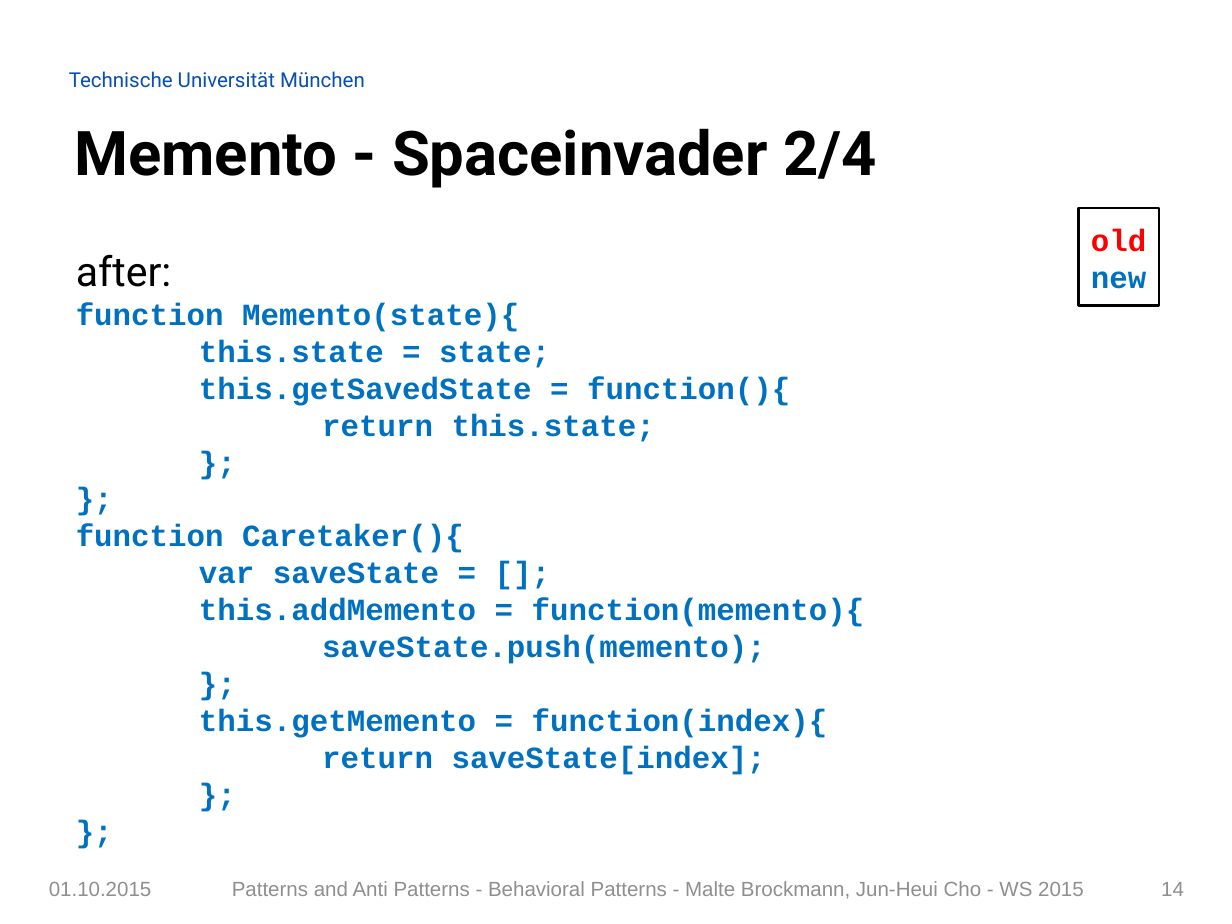
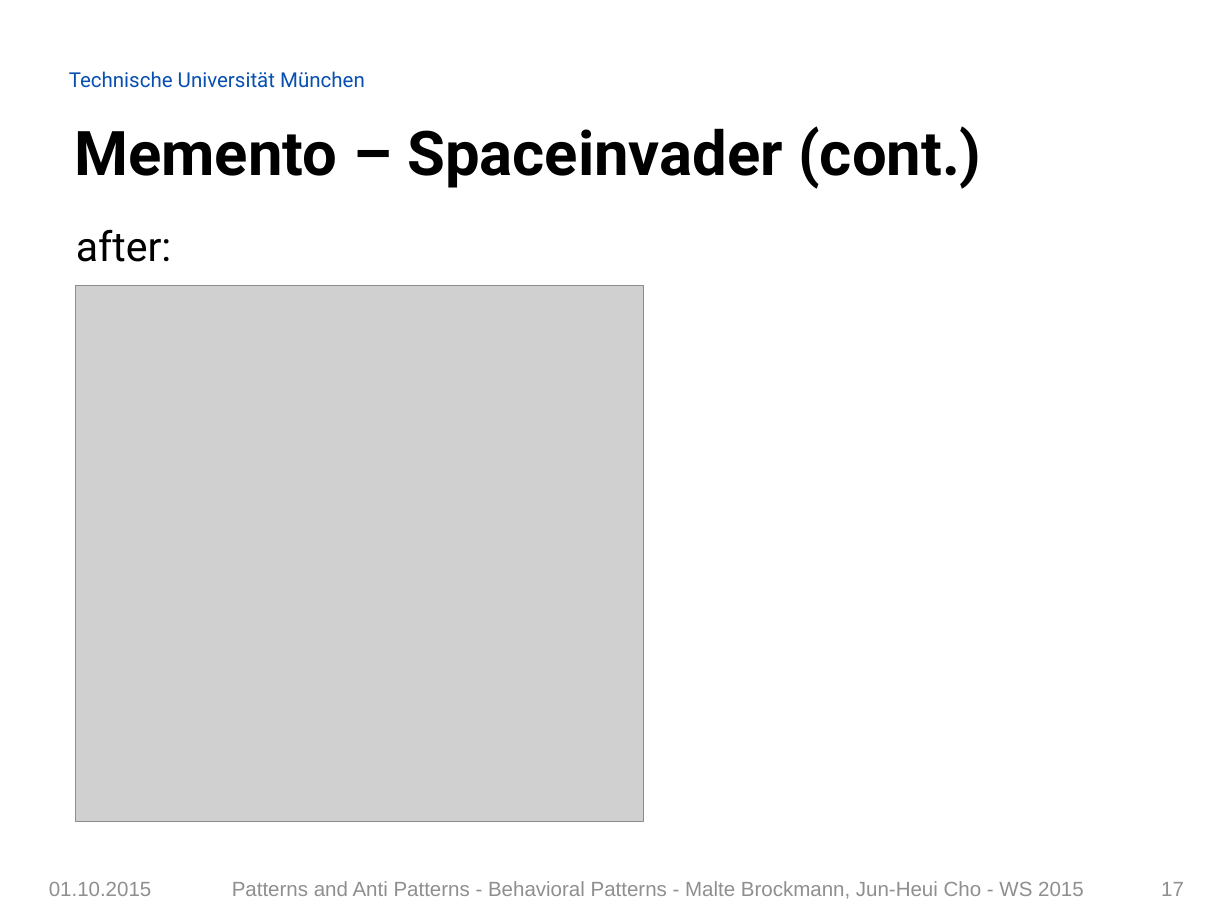
Before and after one commit to Painted6/Behavioral-design-patterns, a slide deck: slide 17 of Behavioral Patterns - JS Patterns and Anti Patterns.pptx (slide 14 before the commit). Drawn at 1232x924 pixels with LibreOffice and Linux fonts; fonts in the diff are those of the drawing; grey boxes stand for pictures; background and template pictures are left out. Boxes give left, top, right and bottom in pixels: in the first picture for what was removed or moved away, otherwise in the second. Text is boxed around its words. In the diff, an @@ line names an element or a change of style, - is before the commit and + after.

```diff
--- a/Behavioral Patterns - JS Patterns and Anti Patterns.pptx
+++ b/Behavioral Patterns - JS Patterns and Anti Patterns.pptx
@@ title at (75, 126, 981, 189): text changed @@
-Memento - Spaceinvader 2/4
+Memento – Spaceinvader (cont.)
@@ rectangle removed at (1079, 208, 1159, 306) @@
-old
-new
@@ text added at (76, 229, 172, 262), 24 pt, text #000000 @@
+after:
@@ text removed at (76, 254, 865, 775) @@
-after:
-function Memento(state){
-this.state = state;
-this.getSavedState = function(){
-return this.state;
-};
-};
-function Caretaker(){
-var saveState = [];
-this.addMemento = function(memento){
-saveState.push(memento);
-};
-this.getMemento = function(index){
-return saveState[index];
-};
-};
@@ picture added at (75, 286, 643, 822) @@
@@ page number at (1161, 882, 1184, 896): text changed @@
-14
+17
```
Also in this commit, not shown: 30 other slides changed, 3 slides removed.
